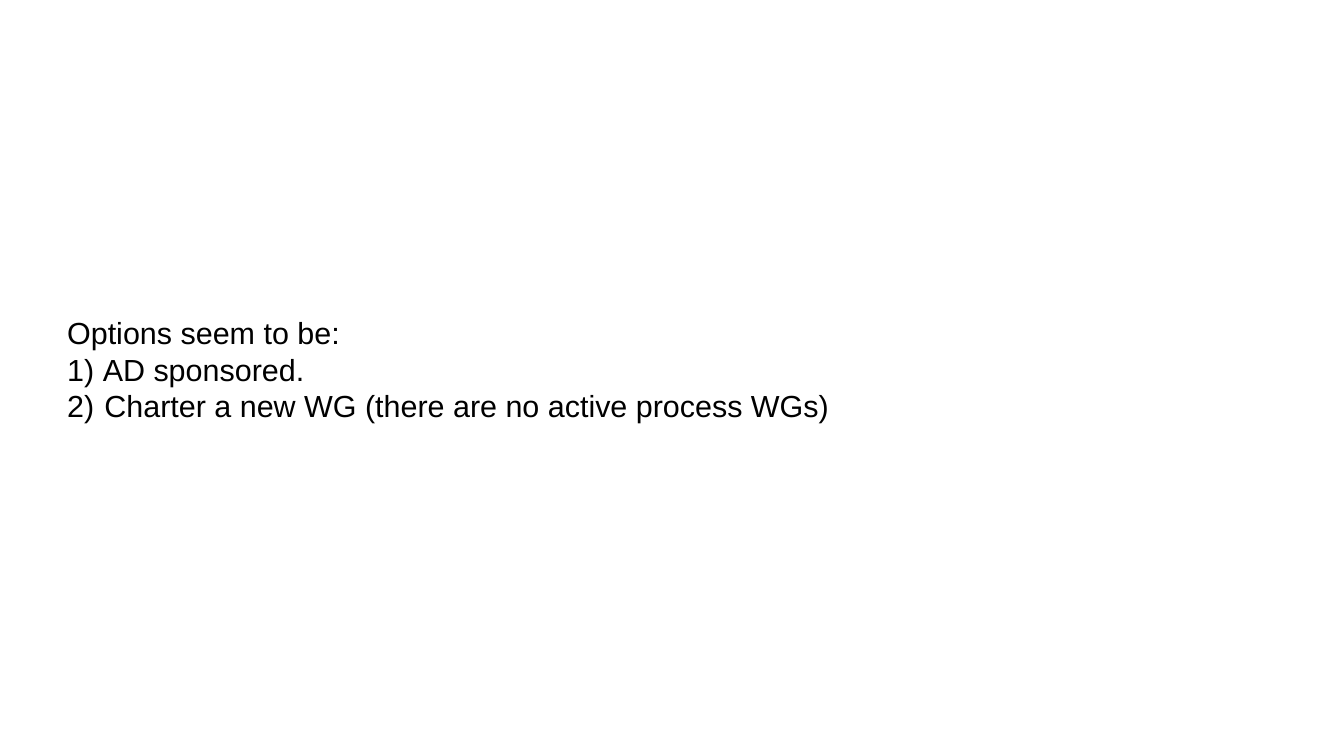
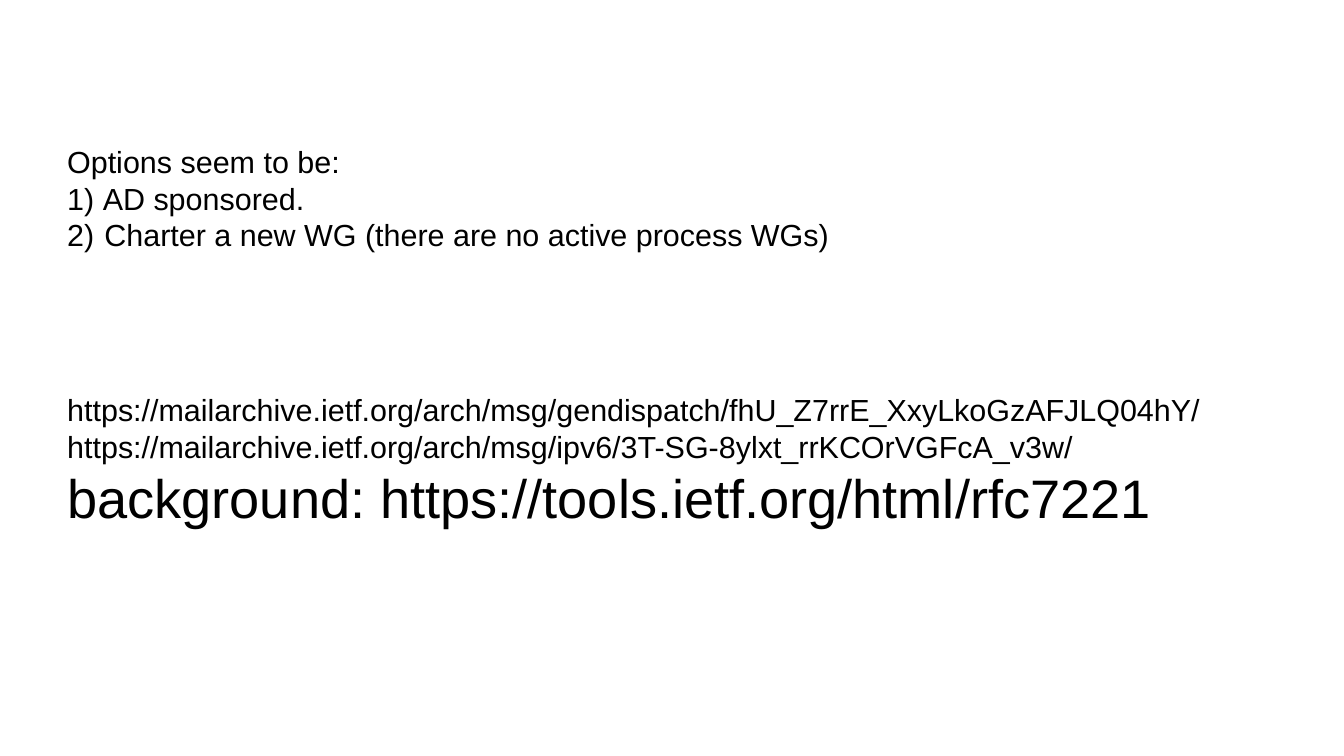
Before and after one commit to becarpenter/draft-adoption, a slide deck: slide 8 of presentations/ietf108-gendispatch.odp. Drawn at 1344x756 pixels with LibreOffice and Linux fonts; fonts in the diff are those of the drawing; background and template pictures are left out. Boxes give left, top, right and bottom in pixels: in the first picture for what was removed or moved away, otherwise in the second. Text is boxed around its words. In the diff, an @@ line names an element or a change of style, - is before the commit and + after.

Commit message:
copy background pointers to last slide

```diff
--- a/presentations/ietf108-gendispatch.odp
+++ b/presentations/ietf108-gendispatch.odp
@@ subtitle "Options seem to be:": place and size @@
-subtitle "Options seem to be:" at bbox=[67, 322, 829, 423]
+subtitle "Options seem to be:" at bbox=[67, 151, 1199, 527]
@@ subtitle at bbox=[67, 399, 1199, 527]: paragraphs added @@
+https://mailarchive.ietf.org/arch/msg/gendispatch/fhU_Z7rrE_XxyLkoGzAFJLQ04hY/
+https://mailarchive.ietf.org/arch/msg/ipv6/3T-SG-8ylxt_rrKCOrVGFcA_v3w/
+background: https://tools.ietf.org/html/rfc7221
```
Also in this commit, not shown: 1 other file.
